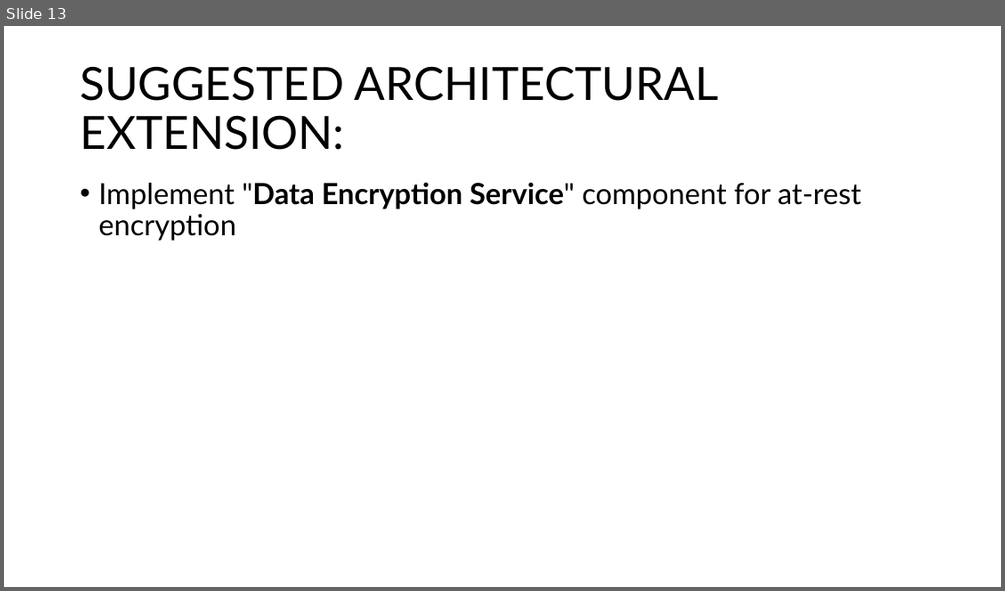
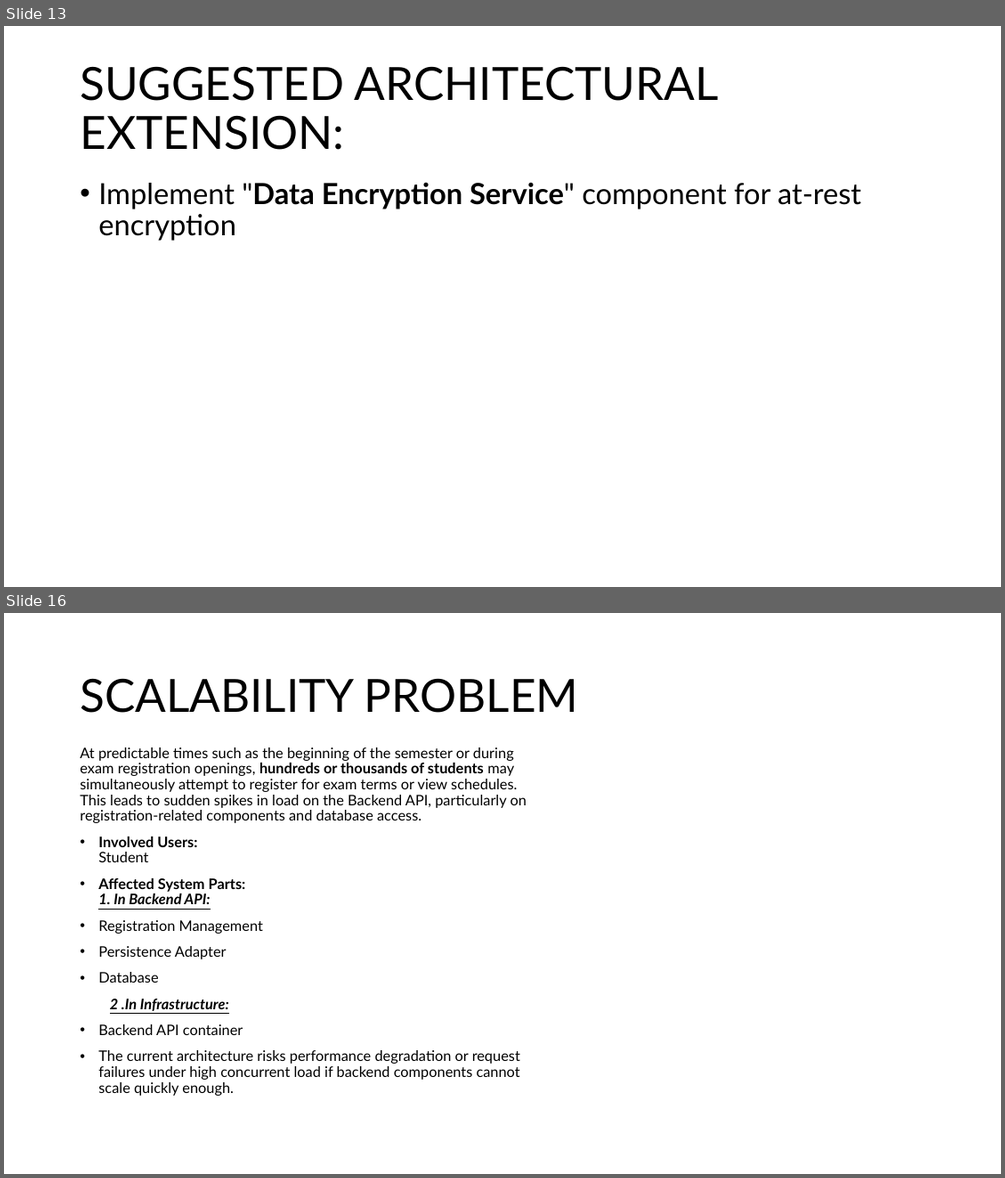
Before and after one commit to mayembe-martin/software_architecture_schedules, a slide deck: M2/Presentation_Qualities.pptx. Shown one above the other, each under a label of ours: slide 13 before the commit, slides 13 and 16 after it; the slides between them are not shown. The pictures are 1005x591 and 1005x1178 pixels, drawn with LibreOffice and Linux fonts; fonts in the diff are those of the drawing. Boxes give left, top, right and bottom in pixels: in the first picture for what was removed or moved away, otherwise in the second. Text is boxed around its words. In the diff, an @@ line names an element or a change of style, - is before the commit and + after.

Commit message:
Added Yash part - Reliability and Scalability qualities - final version pending

```diff
--- a/M2/Presentation_Qualities.pptx
+++ b/M2/Presentation_Qualities.pptx
@@ slide 16 added at bbox=[4, 613, 1001, 1174], background #FFFFFF @@
@@ title added at bbox=[80, 678, 578, 713], 44 pt, text #000000 @@
+SCALABILITY PROBLEM
@@ text added at bbox=[80, 747, 526, 1095], 14 pt, text #000000 @@
+At predictable times such as the beginning of the semester or during exam registration openings, hundreds or thousands of students may simultaneously attempt to register for exam terms or view schedules.
+This leads to sudden spikes in load on the Backend API, particularly on registration-related components and database access.
+• Involved Users:
+  Student
+• Affected System Parts:
+  1. In Backend API:
+• Registration Management
+• Persistence Adapter
+• Database
+2 .In Infrastructure:
+• Backend API container
+• The current architecture risks performance degradation or request failures under high concurrent load if backend components cannot scale quickly enough.
```
Also in this commit, not shown: 3 other slides added.
